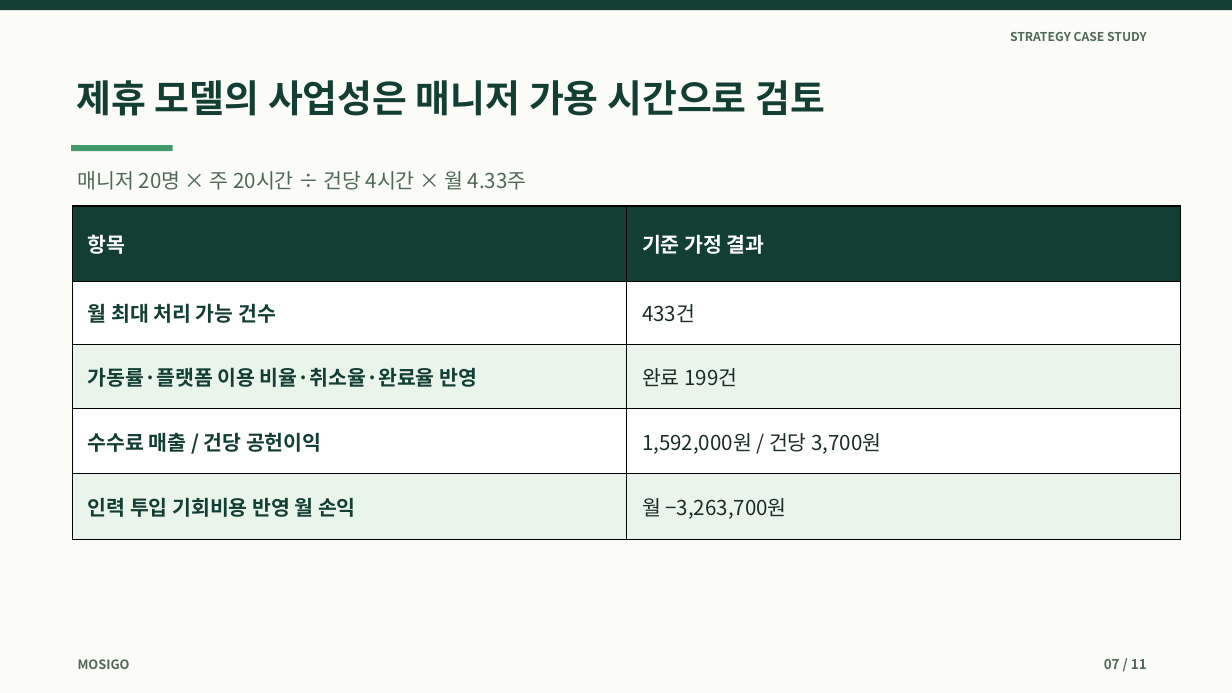
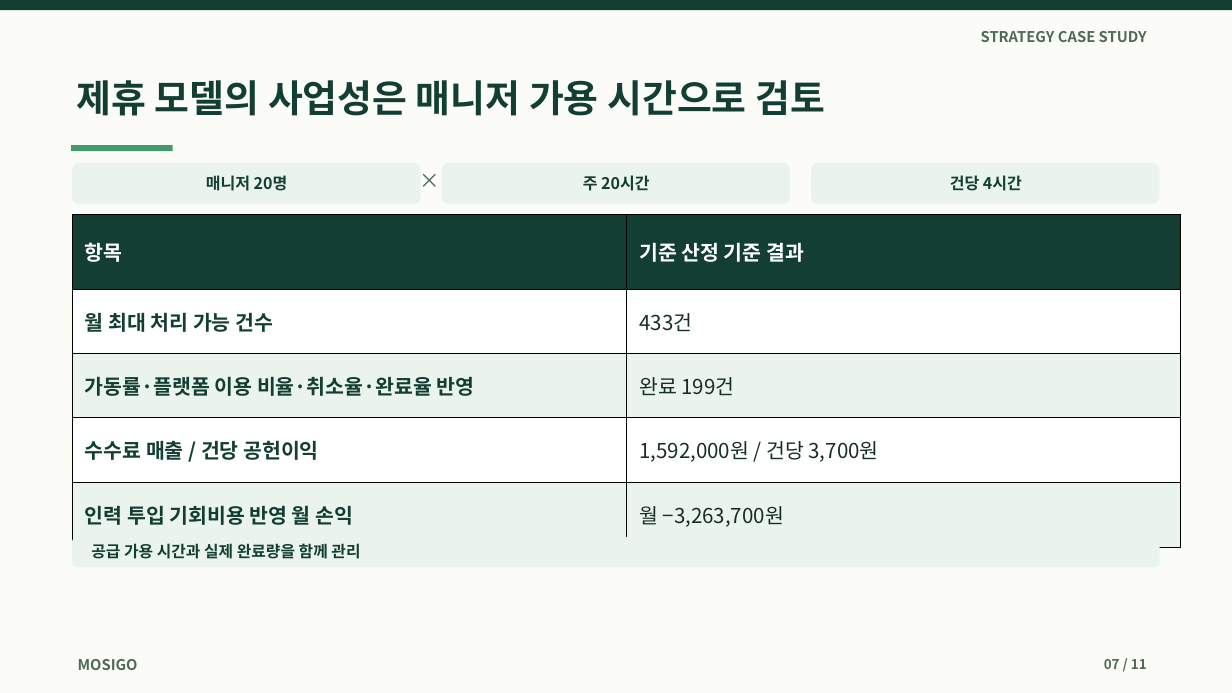
Before and after one commit to dohyunkimmm/mosigo-case-study, a slide deck: slide 7 of downloads/mosigo_report.pptx. Drawn at 1232x693 pixels with LibreOffice and Linux fonts; fonts in the diff are those of the drawing. Boxes give left, top, right and bottom in pixels: in the first picture for what was removed or moved away, otherwise in the second. Text is boxed around its words. In the diff, an @@ line names an element or a change of style, - is before the commit and + after.

Commit message:
design: modernize MOSIGO 11-slide editable presentation and scenario labels

```diff
--- a/downloads/mosigo_report.pptx
+++ b/downloads/mosigo_report.pptx
@@ text "STRATEGY CASE STUDY" at (981, 31, 1147, 42): size 9.5 to 11.5 pt @@
@@ rounded rectangle added at (72, 163, 421, 204), fill #EAF4EC @@
@@ rounded rectangle added at (442, 163, 790, 204), fill #EAF4EC @@
@@ text added at (583, 175, 649, 191), 12.5 pt, text #123E33, bold @@
+주 20시간
@@ rounded rectangle added at (811, 163, 1160, 204), fill #EAF4EC @@
@@ text added at (950, 175, 1022, 191), 12.5 pt, text #123E33, bold @@
+건당 4시간
@@ table at (72, 214, 1181, 531) @@
-row 1, column 2: 기준 가정 결과
+row 1, column 2: 기준 산정 기준 결과
@@ fill #E9F4EB to #EAF4EC in 4 cells @@
@@ text colour #192C25 to #172E25 in "433건", "완료 199건", "1,592,000원 / 건당 3,700원", "월 −3,263,700원" @@
@@ table: place and size @@
-table at (72, 206, 1181, 540)
+table at (72, 214, 1181, 531)
@@ rounded rectangle added at (72, 537, 1160, 567), fill #EAF4EC @@
@@ text added at (91, 543, 360, 559), 12.3 pt, text #123E33, bold @@
+공급 가용 시간과 실제 완료량을 함께 관리
@@ text "MOSIGO" at (78, 659, 138, 670): size 10 to 11.5 pt @@
```
Also in this commit, not shown: 10 other slides changed.
